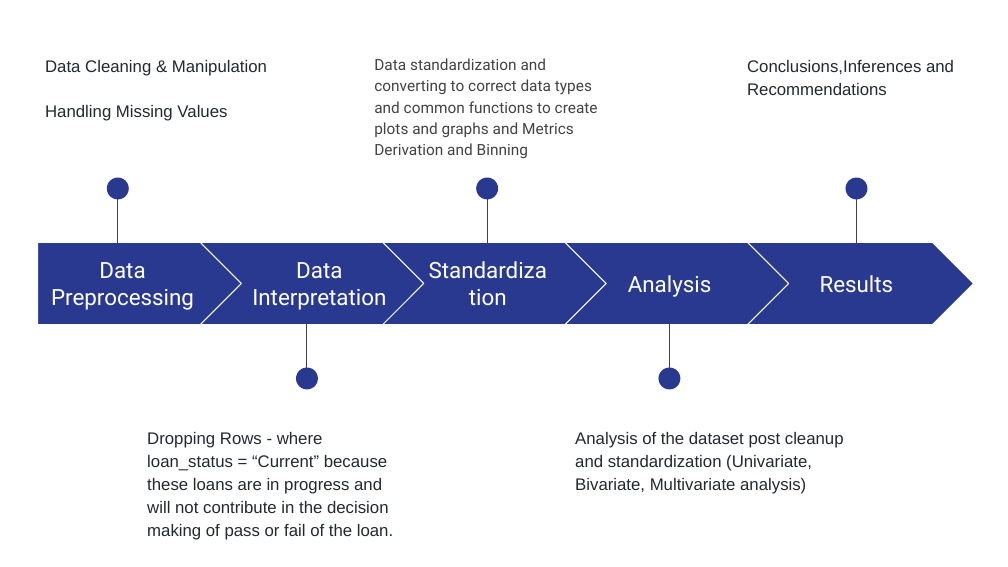
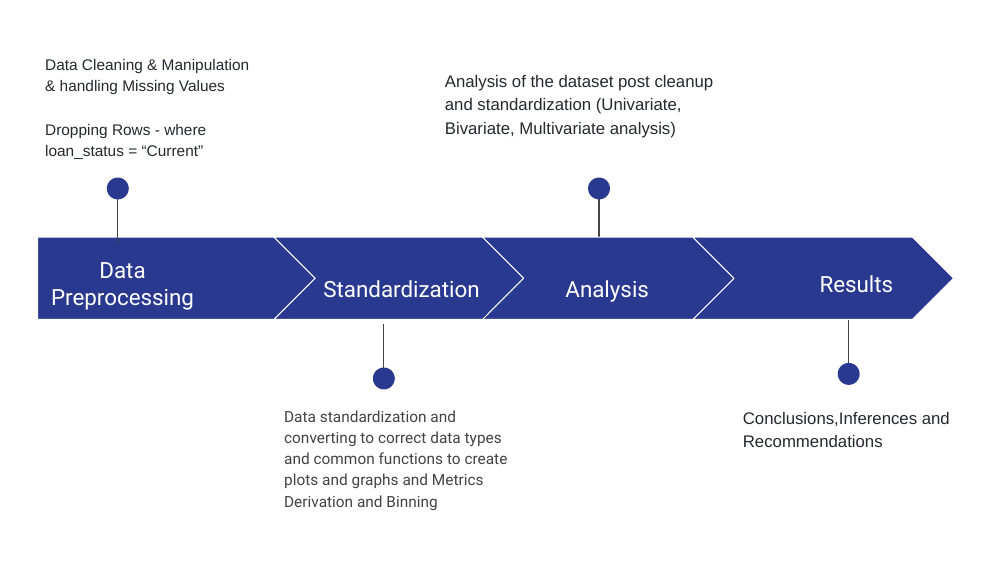
Before and after one commit to rajeevin/LendingClubCaseStudy, a slide deck: slide 9 of Lending Club Case study.pptx (slide 12 before the commit). Drawn at 1008x567 pixels with LibreOffice and Linux fonts; fonts in the diff are those of the drawing. Boxes give left, top, right and bottom in pixels: in the first picture for what was removed or moved away, otherwise in the second. Text is boxed around its words. In the diff, an @@ line names an element or a change of style, - is before the commit and + after.

Commit message:
ppt and cleanup

```diff
--- a/Lending Club Case study.pptx
+++ b/Lending Club Case study.pptx
@@ text at (45, 59, 249, 159): text changed; size 12 to 11 pt @@
-Data Cleaning & Manipulation
-Handling Missing Values
+Data Cleaning & Manipulation & handling Missing Values
+Dropping Rows - where loan_status = “Current”
@@ text "Analysis of the dataset post ...": place and size @@
-text "Analysis of the dataset post ..." at (575, 432, 844, 494)
+text "Analysis of the dataset post ..." at (445, 75, 714, 138)
@@ ellipse: place and size @@
-ellipse at (476, 177, 498, 200)
+ellipse at (588, 177, 610, 200)
@@ ellipse removed at (846, 177, 868, 200) @@
@@ line moved from (487, 181) - (487, 243) to (599, 181) - (599, 243) @@
@@ line removed from (857, 181) to (857, 243) @@
@@ pentagon arrow: place and size @@
-pentagon arrow at (37, 242, 244, 325)
+pentagon arrow at (37, 237, 316, 320)
@@ chevron: place and size @@
-chevron at (383, 242, 609, 325)
+chevron at (274, 237, 535, 320)
@@ chevron: place and size @@
-chevron at (565, 242, 791, 325)
+chevron at (483, 237, 744, 320)
@@ chevron: place and size @@
-chevron at (748, 242, 974, 325)
+chevron at (692, 237, 954, 320)
@@ chevron removed at (201, 242, 426, 325) @@
@@ text removed at (252, 262, 386, 310) @@
-Data Interpretation
@@ text "Standardization" rewrapped from (415, 258, 560, 309) to (323, 280, 479, 298) @@
@@ text "Analysis": place and size @@
-text "Analysis" at (628, 275, 712, 297)
+text "Analysis" at (565, 280, 649, 302)
@@ line moved from (306, 385) - (306, 324) to (384, 385) - (384, 324) @@
@@ line moved from (669, 385) - (669, 324) to (849, 381) - (849, 320) @@
@@ ellipse: place and size @@
-ellipse at (296, 368, 319, 390)
+ellipse at (373, 368, 395, 390)
@@ ellipse: place and size @@
-ellipse at (658, 368, 680, 390)
+ellipse at (838, 363, 860, 385)
@@ text "Data standardization and converting to ...": place and size @@
-text "Data standardization and converting to ..." at (374, 58, 598, 158)
+text "Data standardization and converting to ..." at (284, 410, 508, 510)
@@ text "Conclusions,Inferences and Recommendations": place and size @@
-text "Conclusions,Inferences and Recommendations" at (747, 60, 954, 95)
+text "Conclusions,Inferences and Recommendations" at (743, 412, 950, 447)
@@ text removed at (147, 432, 393, 540) @@
-Dropping Rows - where loan_status = “Current” because these loans are in progress and will not contribute in the decision making of pass or fail of the loan.
```
Also in this commit, not shown: 7 other slides changed, 2 slides added, 1 slide removed, 1 other file.
